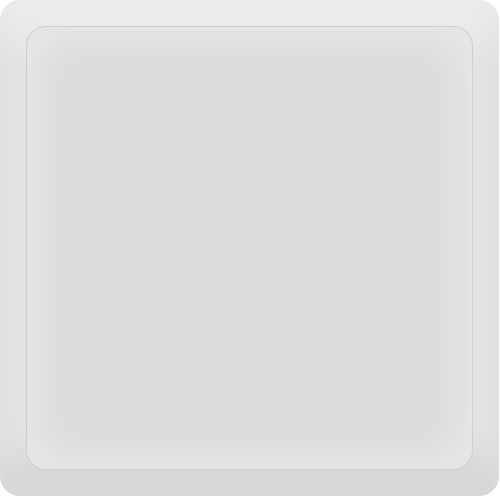
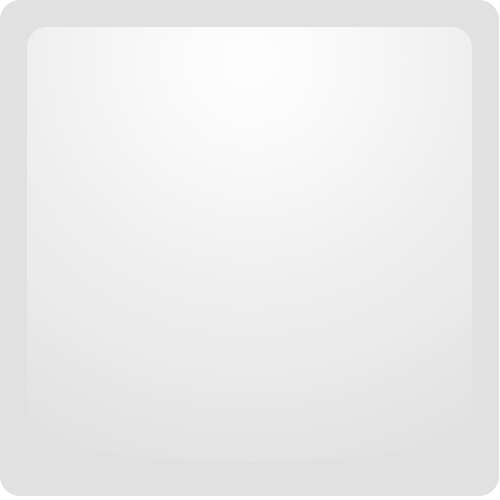
Layer changes from the first 500 x 500 image to the second:
added group "V1" with 3 layers in group "Artboard 1" over 0, 0, 499, 496
hid "Rectangle 1 copy", moved it into group "V1" over 26, 26, 473, 470
added group "V2" with 4 layers in group "Artboard 1" over 0, 0, 499, 496
added layer "circular reflection" (addition) in group "V2" over 0, 0, 499, 462
added layer "reflection mask" (addition) in group "V2" over 27, 27, 472, 469
moved "Rectangle 1" into group "V2" over 0, 0, 499, 496
